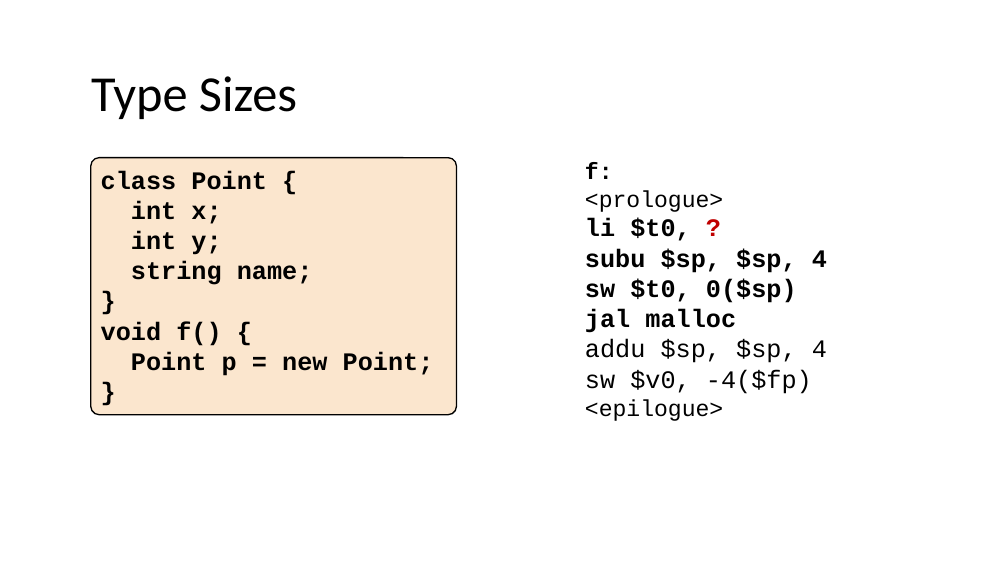
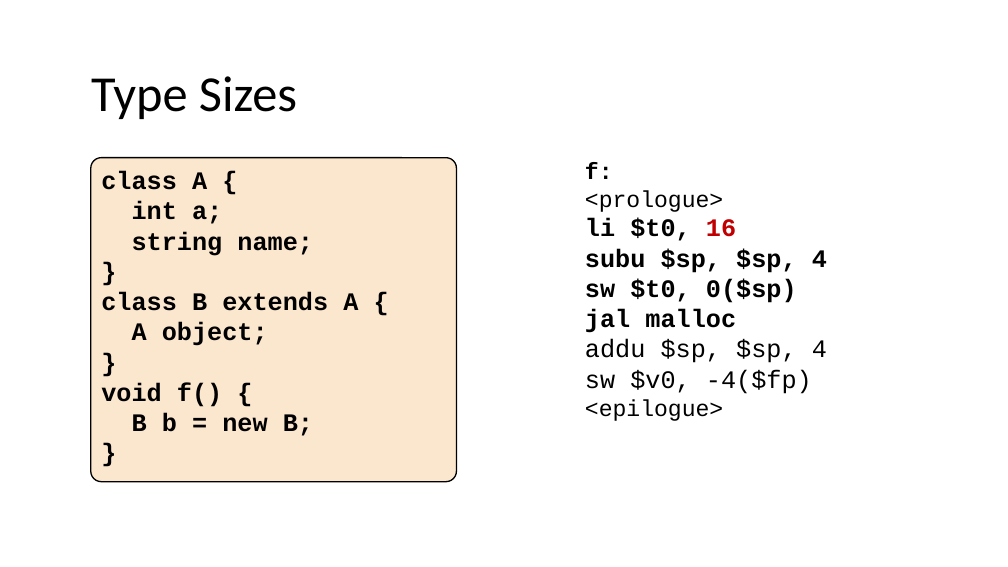
Before and after one commit to nivshani/compilation, a slide deck: slide 201 of slides/semantic.pptx (slide 200 before the commit). Drawn at 1008x567 pixels with LibreOffice and Linux fonts; fonts in the diff are those of the drawing. Boxes give left, top, right and bottom in pixels: in the first picture for what was removed or moved away, otherwise in the second. Text is boxed around its words. In the diff, an @@ line names an element or a change of style, - is before the commit and + after.

```diff
--- a/slides/semantic.pptx
+++ b/slides/semantic.pptx
@@ rounded rectangle "class A {": place and size @@
-rounded rectangle "class A {" at (91, 158, 457, 415)
+rounded rectangle "class A {" at (91, 158, 457, 482)
@@ text in rounded rectangle at (101, 171, 222, 224): text changed @@
-class Point {
-int x;
-int y;
+class A {
+int a;
@@ text at (585, 218, 736, 241): text changed @@
-li $t0, ?
+li $t0, 16
@@ text in rounded rectangle at (101, 292, 358, 346): paragraphs added @@
+class B extends A {
+A object;
+}
@@ text in rounded rectangle at (132, 413, 313, 436): text changed @@
-Point p = new Point;
+B b = new B;
```
Also in this commit, not shown: 12 other slides changed, 1 other file.
